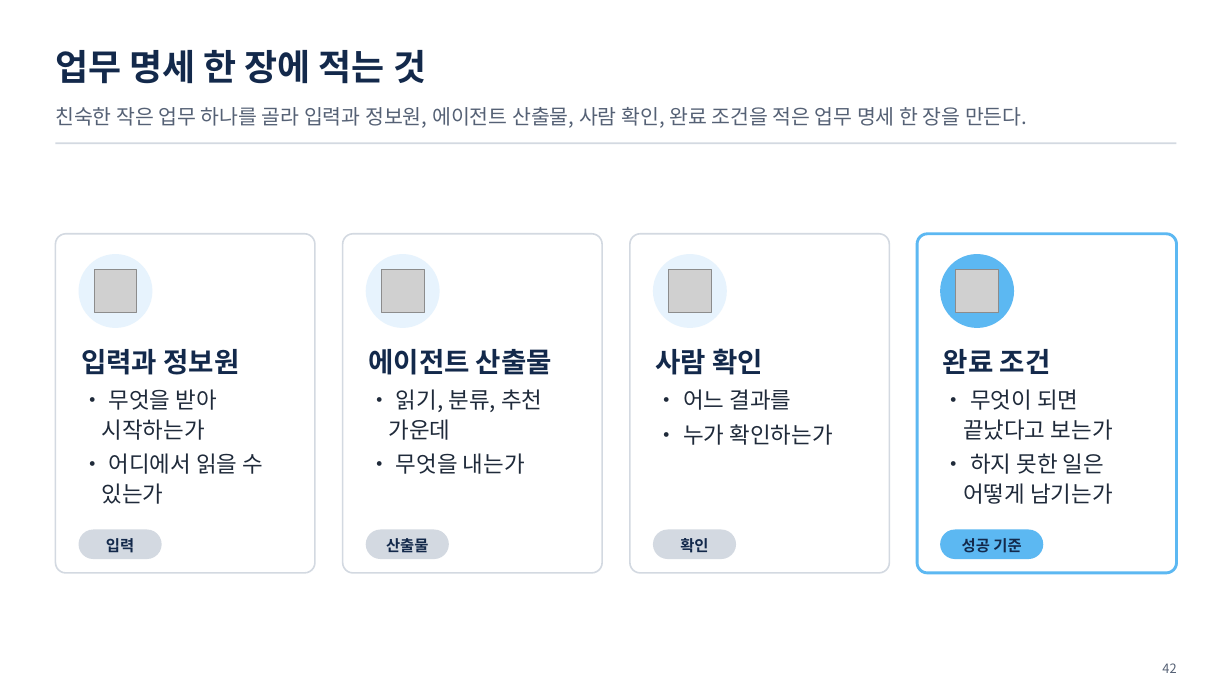
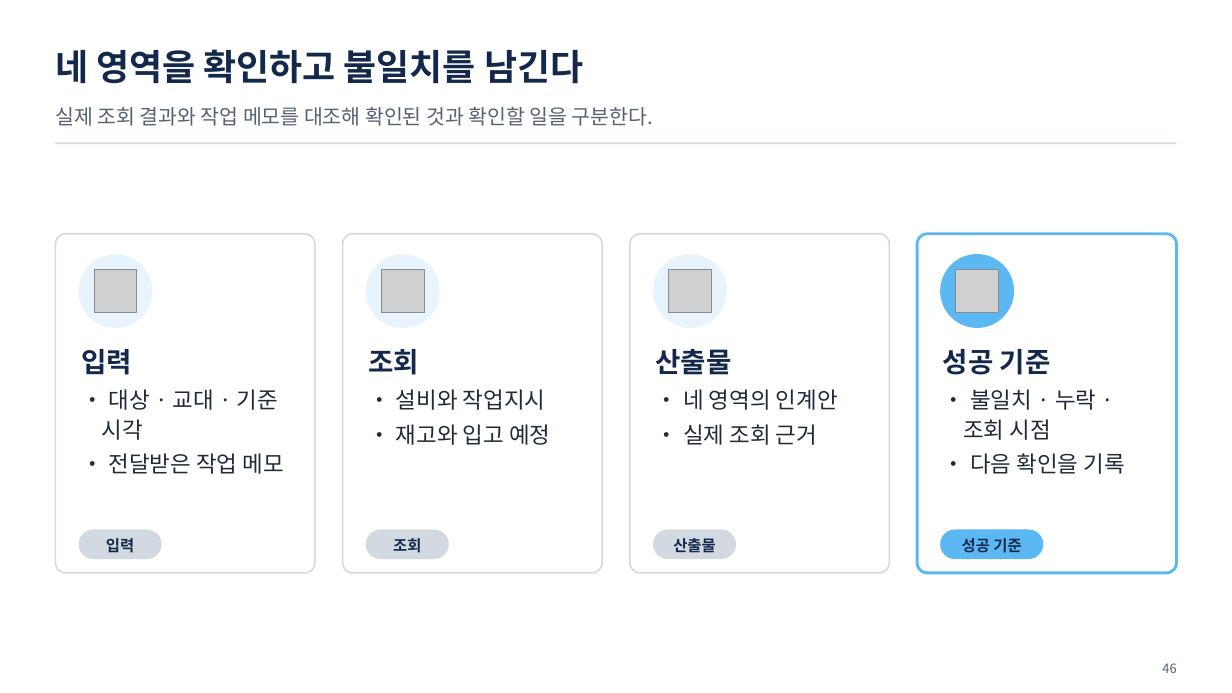
Before and after one commit to uengine-oss/hyd-iot-edu, a slide deck: slide 46 of 산출물/통합반/이론/11회차/통합반_11일차.pptx (slide 42 before the commit). Drawn at 1232x693 pixels with LibreOffice and Linux fonts; fonts in the diff are those of the drawing; grey boxes stand for pictures. Boxes give left, top, right and bottom in pixels: in the first picture for what was removed or moved away, otherwise in the second. Text is boxed around its words. In the diff, an @@ line names an element or a change of style, - is before the commit and + after.

Commit message:
온라인 마지막 회차 교재를 교대 인수인계로 갱신

```diff
--- a/산출물/통합반/이론/11회차/통합반_11일차.pptx
+++ b/산출물/통합반/이론/11회차/통합반_11일차.pptx
@@ text at [55,49,583,84]: text changed @@
-업무 명세 한 장에 적는 것
+네 영역을 확인하고 불일치를 남긴다
@@ text at [55,107,653,126]: text changed @@
-친숙한 작은 업무 하나를 골라 입력과 정보원, 에이전트 산출물, 사람 확인, 완료 조건을 적은 업무 명세 한 장을 만든다.
+실제 조회 결과와 작업 메모를 대조해 확인된 것과 확인할 일을 구분한다.
@@ text at [81,349,284,474]: text changed @@
-입력과 정보원
-• 무엇을 받아 시작하는가
-• 어디에서 읽을 수 있는가
+입력
+• 대상 · 교대 · 기준 시각
+• 전달받은 작업 메모
@@ text at [368,349,550,445]: text changed @@
-에이전트 산출물
-• 읽기, 분류, 추천 가운데
-• 무엇을 내는가
+조회
+• 설비와 작업지시
+• 재고와 입고 예정
@@ text at [656,349,838,445]: text changed @@
-사람 확인
-• 어느 결과를
-• 누가 확인하는가
+산출물
+• 네 영역의 인계안
+• 실제 조회 근거
@@ text at [943,349,1125,474]: text changed @@
-완료 조건
-• 무엇이 되면 끝났다고 보는가
-• 하지 못한 일은 어떻게 남기는가
+성공 기준
+• 불일치 · 누락 · 조회 시점
+• 다음 확인을 기록
@@ text at [393,538,421,553]: text changed @@
-산출물
+조회
@@ text at [673,538,715,552]: text changed @@
-확인
+산출물
@@ text at [1162,663,1176,673]: text changed @@
-42
+46
```
Also in this commit, not shown: 9 other slides changed, 2 slides added, 2 slides removed, 31 other files.
